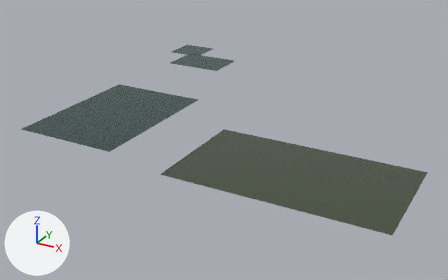
Renders of the glTF model assets_src/ambiente/glb/sala/sala_acqua.glb from each side of a commit.
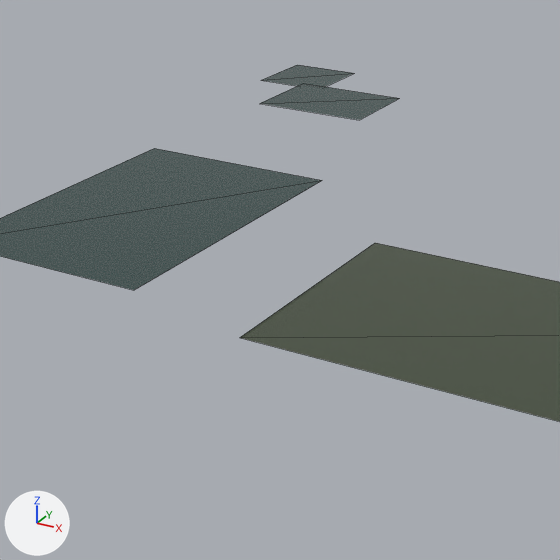
Each version appears first whole from a 50 mm lens placed at (12.4, -32.27, 14.74), pointed at (-5.44, 0.16, -1.47), and next in a close-up on the part from 10% to 70% of the width and 5% to 100% of the height. The lights are fixed; the arrows at lower left show +X, +Y and +Z. The first two pictures are the older version. The close-ups show mesh edges as thin lines.

Objects in the first close-up: 'sala_pozza', 'sala_vasca_arrivo_acqua', 'sala_vasca_bimbi_1_acqua', 'sala_vasca_bimbi_2_acqua'.
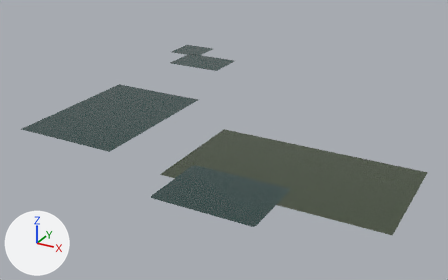
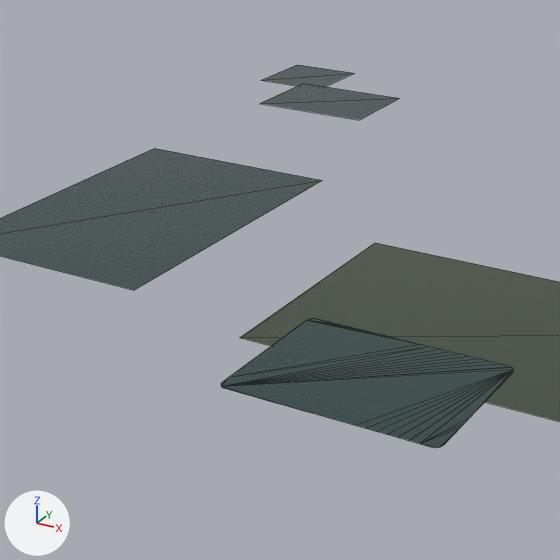
Boxes (x1, y1, x2, y2) around the edits, measured in the close-ups (560 x 560 px):
'sala_vasca_centrale_acqua', added
    after: (221, 319, 514, 448)

Patch to the scene script:
```diff
--- a/assets_src/ambiente/glb/sala/sala_acqua.glb.py
+++ b/assets_src/ambiente/glb/sala/sala_acqua.glb.py
@@ mat_m_acqua_vasca_001 @@
+mat_m_acqua_vasca_001 = bpy.data.materials.new('M_acqua_vasca.001')
+# nodes: BsdfPrincipled, Mix, OutputMaterial, VertexColor
+# colours: dark cyan #456f6c, mixed with the vertex colours
@@ me_sala_vasca_centrale_acqua @@
+me_sala_vasca_centrale_acqua.from_pydata(...)  # 116 vertices, 114 faces; spans x -2.7..2.7, y -11.95..-8.05, z 0.88
+me_sala_vasca_centrale_acqua.materials.append(mat_m_acqua_vasca_001)
@@ ob_sala_vasca_centrale_acqua @@
+ob_sala_vasca_centrale_acqua = bpy.data.objects.new('sala_vasca_centrale_acqua', me_sala_vasca_centrale_acqua)
+ob_sala_vasca_centrale_acqua.location = (0.0, 0.0, 0.0)
```
